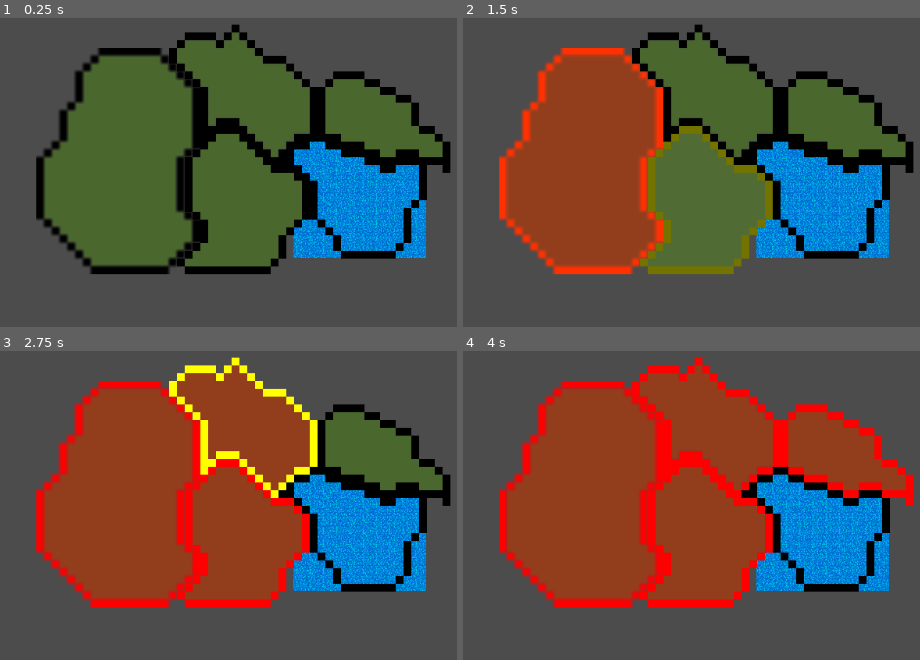
Above: before the commit, frames 1-4 (two rows, left to right).
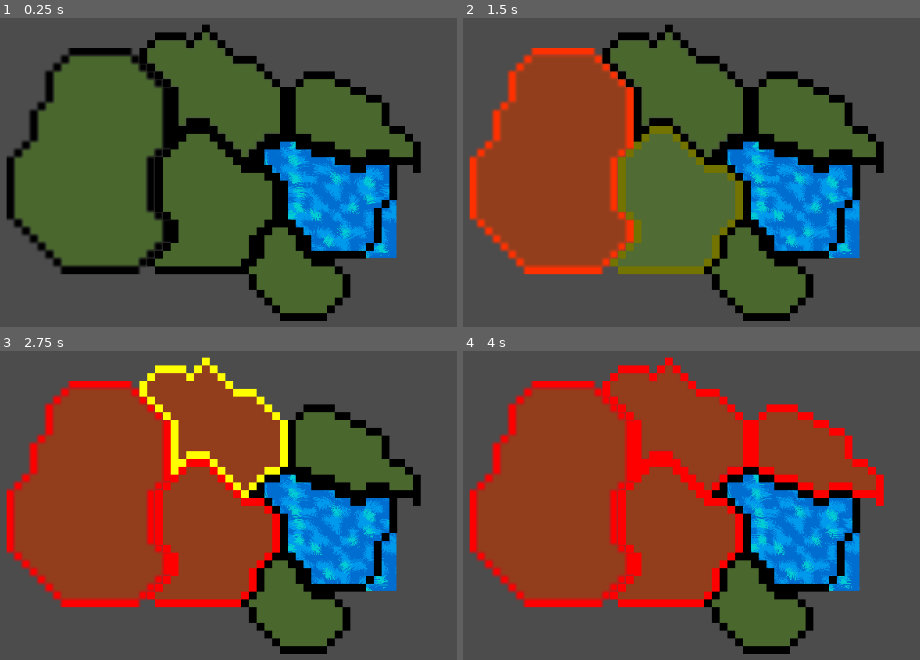
Above: after the commit, the same moments.

Repository: Raelr/StrategyGame
Game: Godot game, scene res://Scenes/World.tscn
Two runs of this game, one before a commit and one after it. Both use one fixed random seed, a clock stepped at 60 frames per second and the inputs below.
Inputs (mouse positions are in pixels of both pictures, inside the frame that each line leads up to):
- Up to frame 1 (0.25 s): no input
- Up to frame 2 (1.5 s): move the mouse to (581, 160) at 0.52 s; press the mouse at (581, 160) at 0.53 s; move the mouse to (705, 200) at 1.27 s; release the mouse at (705, 200) at 1.28 s; right-click (705, 200) at 1.35 s; click (705, 200) at 1.42 s
- Up to frame 3 (2.75 s): move the mouse to (242, 428) at 2.02 s; press the mouse at (242, 428) at 2.03 s
- Up to frame 4 (4 s): move the mouse to (846, 449) at 2.77 s; release the mouse at (846, 449) at 2.78 s; right-click (846, 449) at 2.85 s; click (846, 449) at 2.92 s; move the mouse to (outside the picture) at 3.52 s; press the mouse at (outside the picture) at 3.53 s

The runs differ from the first frame. In frame 1, 33% of the frame differs, in the area x 1-99%, y 1-99%; in frame 2, 34%; in frame 3, 34%; in frame 4, 33%.

Commit message:
Added a new region. Changed water texture a bit

Diff:
--- a/Scenes/Water.tscn
+++ b/Scenes/Water.tscn
@@ -33,11 +33,11 @@
 
 [sub_resource type="ShaderMaterial" id=2]
 shader = SubResource( 1 )
-shader_param/tiled_factor = 10.0
+shader_param/tiled_factor = 1.0
 shader_param/aspect_ratio = 0.888774
 shader_param/uv_offset_scale = Vector2( 1, 1 )
 shader_param/wave_size = Vector2( 0.1, 0.1 )
-shader_param/time_scale = Vector2( 0.01, 0.01 )
+shader_param/time_scale = Vector2( 0.001, 0.01 )
 shader_param/uv_offset_texture = ExtResource( 3 )
 
 [node name="Water" type="Sprite"]
--- a/Scenes/World.tscn
+++ b/Scenes/World.tscn
@@ -15,17 +15,20 @@
 [ext_resource path="res://Sprites/FourthRegionDetails.png" type="Texture" id=13]
 [ext_resource path="res://Sprites/FourthRegionOverlay.png" type="Texture" id=14]
 [ext_resource path="res://Sprites/LakeOutline.png" type="Texture" id=15]
+[ext_resource path="res://Sprites/Region5Overlay.png" type="Texture" id=16]
+[ext_resource path="res://Sprites/Region5Details.png" type="Texture" id=17]
+[ext_resource path="res://Sprites/Region5Outline.png" type="Texture" id=18]
 
 [node name="World" type="Node2D"]
 
 [node name="Water" parent="." instance=ExtResource( 11 )]
 modulate = Color( 0, 1, 0.929412, 1 )
-position = Vector2( 529.664, 295.284 )
+position = Vector2( 522.07, 295.284 )
 scale = Vector2( 1.06179, 0.943695 )
 z_index = -1
 
 [node name="WestRegion" parent="." instance=ExtResource( 1 )]
-position = Vector2( 467.777, 285.467 )
+position = Vector2( 460.183, 285.467 )
 region_details = ExtResource( 2 )
 region_outline = ExtResource( 3 )
 region_overlay = ExtResource( 4 )
@@ -40,7 +43,7 @@
 polygon = PoolVector2Array( -7.00462, 29.067, 12.8902, 29.0157, 15.095, 27.0416, 20.079, 21.0066, 20.2071, 15.1099, 17. …(248 unchanged characters)…
 
 [node name="SouthRegion" parent="." instance=ExtResource( 1 )]
-position = Vector2( 499.76, 295.467 )
+position = Vector2( 492.166, 295.467 )
 region_details = ExtResource( 6 )
 region_outline = ExtResource( 5 )
 region_overlay = ExtResource( 7 )
@@ -61,7 +64,7 @@
 polygon = PoolVector2Array( -16.8567, 16.9549, -16.8567, 15.054, -14.9931, 14.9049, -14.9186, 12.9667, -13.0549, 12.966 …(399 unchanged characters)…
 
 [node name="NorthRegion" parent="." instance=ExtResource( 1 )]
-position = Vector2( 500.094, 268.592 )
+position = Vector2( 492.5, 268.592 )
 region_details = ExtResource( 9 )
 region_outline = ExtResource( 8 )
 region_overlay = ExtResource( 10 )
@@ -84,7 +87,7 @@
 polygon = PoolVector2Array( -11.0775, 11.6199, -11.0775, -3.8866, -20.6172, -11.9257, -18.8379, -11.9757, -14.872, -16. …(506 unchanged characters)…
 
 [node name="EastRegion" parent="." instance=ExtResource( 1 )]
-position = Vector2( 535.747, 274.488 )
+position = Vector2( 528.153, 274.488 )
 region_details = ExtResource( 13 )
 region_outline = ExtResource( 12 )
 region_overlay = ExtResource( 14 )
@@ -107,9 +110,31 @@
 visible = false
 polygon = PoolVector2Array( -16.9916, -7.93893, -17.012, 3.96616, -15.0142, 4.00693, -14.9938, 5.96396, -11.0186, 6.025 …(583 unchanged characters)…
 
+[node name="SouthLakeRegion" parent="." instance=ExtResource( 1 )]
+position = Vector2( 513.159, 313.458 )
+region_details = ExtResource( 17 )
+region_outline = ExtResource( 18 )
+region_overlay = ExtResource( 16 )
+occupied_color = Color( 0, 0, 0, 0 )
+change_duration = 2.0
+
+[node name="Details" parent="SouthLakeRegion" index="0"]
+texture = ExtResource( 17 )
+
+[node name="Overlay" parent="SouthLakeRegion/Details" index="0"]
+modulate = Color( 0, 0, 0, 0 )
+texture = ExtResource( 16 )
+
+[node name="Outline" parent="SouthLakeRegion/Details" index="1"]
+texture = ExtResource( 18 )
+
+[node name="CollisionPolygon2D" parent="SouthLakeRegion" index="1"]
+visible = false
+polygon = PoolVector2Array( -13.977, 1.03326, -13.977, -0.929626, -12.0141, -0.951691, -11.9921, -2.95871, -10.0512, -2.93665, -9.96298, -8.95764, -8.02216, -8.95764, -7.95599, -10.9206, -5.94897, -10.9867, -5.94897, -13.0158, -3.98608, -13.0599, -2.00275, -12.9777, -1.98273, -11.0276, -0.0126343, -11.0276, -0.022644, -9.01941, 1.97748, -9.02939, 2.01941, -4.9754, 3.9895, -4.9754, 3.97571, -3.07327, 10.0016, -2.99924, 9.99158, -0.969147, 11.9917, -1.02914, 11.9977, 0.983032, 13.9778, 1.01303, 13.9802, 7.00943, 12.0001, 7.03943, 12.0171, 9.04355, 9.98804, 8.97739, 9.98804, 11.0726, 7.98102, 11.0285, 8.03986, 13.0038, -4.02069, 13.0038, -4.01691, 11.0947, -6.02393, 11.0947, -6.00183, 9.04355, -8.00885, 8.95532, -8.09705, 6.97037, -10.06, 6.9483, -10.082, 5.16187, -11.9524, 5.0914, -12.0185, 1.03326 )
+
 [node name="LakeOutline" type="Sprite" parent="."]
 modulate = Color( 0, 0, 0, 1 )
-position = Vector2( 527.747, 294.467 )
+position = Vector2( 520.153, 294.467 )
 texture = ExtResource( 15 )
 
 [node name="Camera2D" type="Camera2D" parent="."]
@@ -124,3 +149,5 @@
 [editable path="NorthRegion"]
 
 [editable path="EastRegion"]
+
+[editable path="SouthLakeRegion"]
Not shown: 1 places in Scenes/World.tscn that only renumber resources
Binary file added: Sprites/Region5Details.png
Not shown, added: Sprites/Region5Details.png.import
Binary file added: Sprites/Region5Outline.png
Not shown, added: Sprites/Region5Outline.png.import
Binary file added: Sprites/Region5Overlay.png
Not shown, added: Sprites/Region5Overlay.png.import
